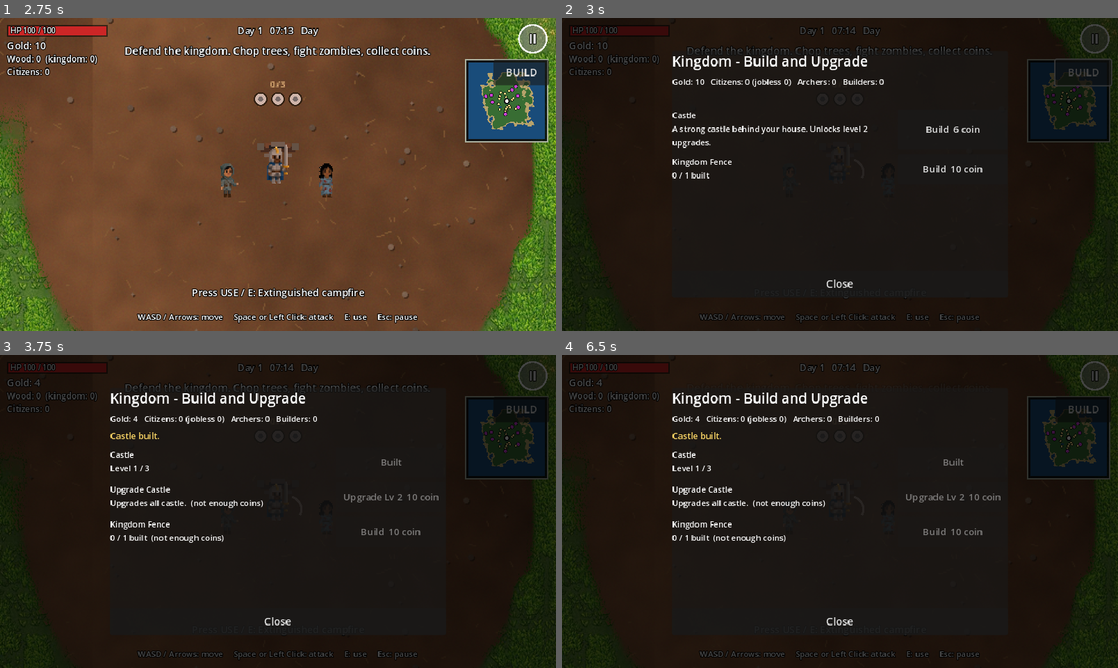
Above: before the commit, frames 1-4 (two rows, left to right).
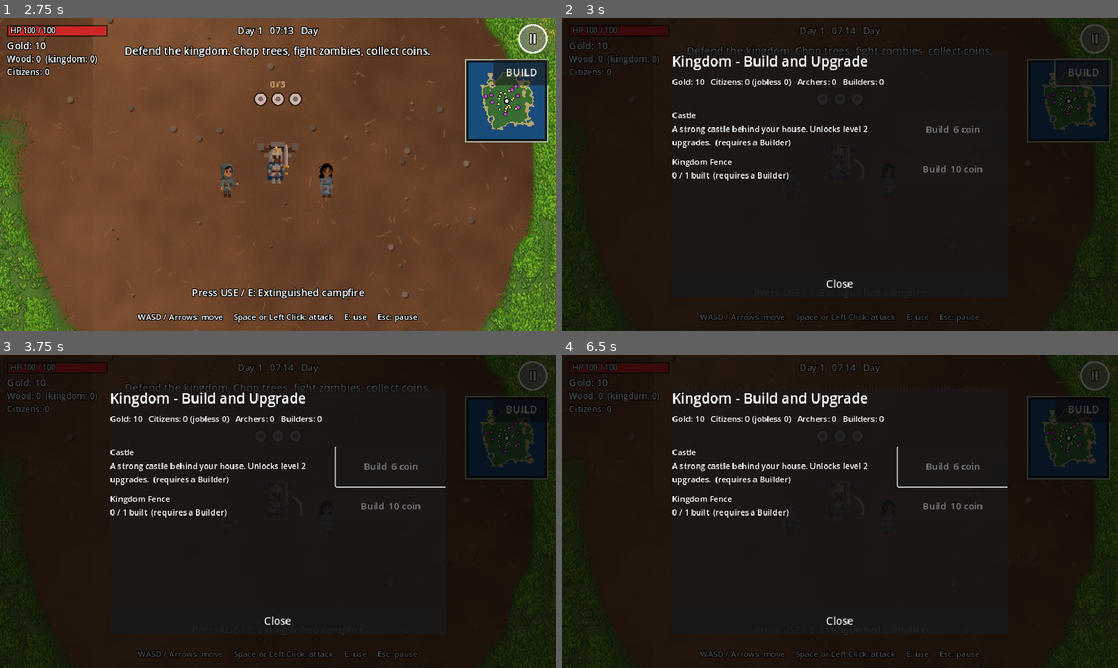
Above: after the commit, the same moments.

Repository: afie-boop/The-Fallen-Kingdom
Game: Godot game, scene res://scenes/main_menu.tscn
Two runs of this game, one before a commit and one after it. Both use one fixed random seed, a clock stepped at 60 frames per second and the inputs below.
Inputs (mouse positions are in pixels of both pictures, inside the frame that each line leads up to):
- Up to frame 1 (2.75 s): click "New Game" at 0.5 s; tap Enter at 1.25 s; move the mouse to (400, 158) at 1.27 s; hold D 1.28-2 s; hold E 1.28-2 s; click (400, 158) at 1.42 s; tap Space at 1.52 s; drag from (166, 190) to (250, 237) at 2.02 s
- Up to frame 2 (3 s): click "BUILD" at 2.75 s
- Up to frame 3 (3.75 s): click (389, 467) at 3.5 s, where only the run before the commit has a clickable "Build 6 coin"
- Up to frame 4 (6.5 s): tap Space at 4.25, 5.75, 6.02 s; move the mouse to (895, 442) at 4.27 s; hold D 4.28-5 s; hold E 4.28-5 s; tap Enter at 5 s; drag from (812, 574) to (673, 464) at 5.02 s; move the mouse to (1006, 558) at 5.77 s; hold A from 5.78 s (still down); hold E from 5.78 s (still down)

Frame 1 is identical in both runs. In frame 2, 0.5% of the frame differs, in the area x 27-76%, y 34-52%; in frame 3, 2.7%, in the area x 6-81%, y 7-87%; in frame 4, 2.7%.
Error in both runs: Invalid access to property or key 'dead' on a base object of type 'Nil'. (res://scripts/game.gd:405)

Commit message:
Require builders and blueprints for construction and upgrades

Diff:
--- a/extracted/The-Fallen-Kingdom/scripts/kingdom_manager.gd
+++ b/extracted/The-Fallen-Kingdom/scripts/kingdom_manager.gd
@@ -11,6 +11,7 @@
 const MAX_LEVEL: int = 3
 const MAX_FENCE_LEVEL: int = 5
 const FENCE_SCRIPT: Script = preload("res://scripts/kingdom_fence.gd")
+const CONSTRUCTION_SITE_SCRIPT: Script = preload("res://scripts/construction_site.gd")
 
 ## Slot offsets from the kingdom house position (bottom-anchored buildings).
 const SLOTS: Dictionary = {
@@ -30,6 +31,7 @@
 var _structures: Array[Structure] = []
 var fence: KingdomFence
 var fence_level: int = 0
+var pending_site: Node2D = null
 
 
 func setup(entities: Node2D, home_pos: Vector2) -> void:
@@ -111,9 +113,11 @@
         citizens += 1
         if (c as Citizen).job == "":
             jobless += 1
-    return "Gold: %d   Citizens: %d (jobless %d)   Archers: %d   Builders: %d" % [
+    var builder_count: int = _job_count("builder")
+    var construction_text: String = "   Construction in progress" if is_instance_valid(pending_site) else ""
+    return "Gold: %d   Citizens: %d (jobless %d)   Archers: %d   Builders: %d%s" % [
         GameState.get_gold(), citizens, jobless,
-        _job_count("archer"), _job_count("builder")]
+        _job_count("archer"), builder_count, construction_text]
 
 
 func _workers(kind: String) -> int:
@@ -149,6 +153,8 @@
     var rows: Array = []
     var gold: int = GameState.get_gold()
     var cl: int = castle_level()
+    var has_builder: bool = _job_count("builder") > 0
+    var construction_busy: bool = is_instance_valid(pending_site)
     for kind in KINDS:
         var n: int = count(kind)
         var lvl: int = level_of(kind)
@@ -160,7 +166,7 @@
         if kind == "castle":
             if n == 0:
                 build_btn = "Build  %d coin" % cost
-                build_enabled = gold >= cost
+                build_enabled = gold >= cost and has_builder and not construction_busy
                 build_info = "A strong castle behind your house. Unlocks level 2 upgrades."
             else:
                 build_btn = "Built"
@@ -168,7 +174,7 @@
         else:
             var free: bool = _free_slot(kind) >= 0
             build_btn = "Build  %d coin" % cost if free else "Full"
-            build_enabled = free and gold >= cost
+            build_enabled = free and gold >= cost and has_builder and not construction_busy
             build_info = "%d / %d built" % [n, capacity(kind)]
             if n > 0:
                 build_info += ", Lv %d" % lvl
@@ -189,8 +195,17 @@
                 elif gold < up_cost:
                     up_info += "  (not enough coins)"
                 else:
-                    up_enabled = true
+                    up_enabled = has_builder and not construction_busy
             rows.append({"title": "Upgrade %s" % NAMES[kind], "info": up_info, "button": up_btn, "enabled": up_enabled, "kind": kind, "action": "upgrade"})
+    # Construction and upgrades require an equipped builder and only one active site at a time.
+    if not has_builder:
+        for row in rows:
+            if str(row.get("button", "")).begins_with("Build") or str(row.get("button", "")).begins_with("Upgrade"):
+                row["info"] = str(row.get("info", "")) + "  (requires a Builder)"
+    elif construction_busy:
+        for row in rows:
+            if str(row.get("button", "")).begins_with("Build") or str(row.get("button", "")).begins_with("Upgrade"):
+                row["info"] = str(row.get("info", "")) + "  (finish current construction first)"
     # Citizens take equipment from a completed rack automatically; there is no job-assignment menu.
     return rows
 
@@ -199,17 +214,20 @@
 func do_action(kind: String, action: String, player_id: int) -> String:
     if not SLOTS.has(kind):
         return ""
+    if _job_count("builder") <= 0:
+        return "A Builder is required before construction or upgrades."
+    if is_instance_valid(pending_site):
+        return "A Builder is already working on another construction."
+
     if kind == "wall":
         if action == "build":
             if fence_level > 0:
                 return "The kingdom fence is already built."
-            if not GameState.spend_gold(_cost("wall", 0), player_id):
+            var wall_cost: int = _cost("wall", 0)
+            if not GameState.spend_gold(wall_cost, player_id):
                 return "Not enough Gold Coins."
-            fence_level = 1
-            _create_fence()
-            sync_state()
-            changed.emit()
-            return "A complete fence now surrounds your kingdom."
+            _start_construction("wall", "build", -1, 1, wall_cost)
+            return "Fence blueprint placed. A Builder will come to construct it."
         if action == "upgrade":
             if fence_level <= 0:
                 return "Build the fence first."
@@ -219,12 +237,8 @@
             var expansion_cost: int = _cost("wall", next_level - 1)
             if not GameState.spend_gold(expansion_cost, player_id):
                 return "Not enough Gold Coins."
-            fence_level = next_level
-            if is_instance_valid(fence):
-                fence.set_level(fence_level)
-            sync_state()
-            changed.emit()
-            return "Kingdom territory expanded. Fence boundary moved outward."
+            _start_construction("wall", "upgrade", -1, next_level, expansion_cost)
+            return "Fence upgrade blueprint placed. A Builder will expand it."
     if action == "build":
         var slot: int = _free_slot(kind)
         if slot < 0 or (kind == "castle" and count("castle") > 0):
@@ -233,10 +247,8 @@
         if not GameState.spend_gold(cost, player_id):
             return "Not enough Gold Coins."
         var lvl: int = maxi(1, level_of(kind)) if kind != "castle" else 1
-        _spawn(kind, slot, lvl, -1.0)
-        sync_state()
-        changed.emit()
-        return "%s built." % NAMES[kind]
+        _start_construction(kind, "build", slot, lvl, cost)
+        return "%s blueprint placed. A Builder will come to construct it." % NAMES[kind]
     if action == "upgrade":
         var n: int = count(kind)
         if n == 0:
@@ -249,14 +261,58 @@
         var up_cost: int = _cost(kind, target - 1)
         if not GameState.spend_gold(up_cost, player_id):
             return "Not enough Gold Coins."
-        for s in _structures:
-            if s.kind == kind and s.level < target:
-                s.set_level(target)
-        sync_state()
-        changed.emit()
-        return "%s upgraded to level %d." % [NAMES[kind], target]
+        _start_construction(kind, "upgrade", -1, target, up_cost)
+        return "%s upgrade blueprint placed. A Builder will come to upgrade it." % NAMES[kind]
     return ""
 
+
+func _start_construction(kind: String, action: String, slot: int, target: int, _cost_paid: int) -> void:
+    var site := CONSTRUCTION_SITE_SCRIPT.new() as Node2D
+    site.set("site_kind", kind)
+    site.set("site_action", action)
+    site.set("site_slot", slot)
+    site.set("target_level", target)
+    var duration: float = 7.0 if kind == "wall" else 5.5
+    if action == "upgrade":
+        duration += 1.5
+    site.set("work_required", duration)
+    var site_pos: Vector2 = home
+    if kind != "wall" and slot >= 0:
+        site_pos = home + ((SLOTS[kind] as Array)[slot] as Vector2)
+    site.position = site_pos
+    var work_pos: Vector2 = site_pos + Vector2(0, 28)
+    if kind == "wall":
+        var radius: float = 320.0 + float(maxi(1, target) - 1) * 180.0
+        work_pos = home + Vector2(0, -radius)
+    site.set("work_position", work_pos)
+    _entities.add_child(site)
+    site.finished.connect(_on_construction_finished)
+    pending_site = site
+    changed.emit()
+
+
+func _on_construction_finished(site: Node2D) -> void:
+    if site != pending_site:
+        return
+    var kind: String = str(site.get("site_kind"))
+    var action: String = str(site.get("site_action"))
+    var slot: int = int(site.get("site_slot"))
+    var target: int = int(site.get("target_level"))
+    if kind == "wall":
+        fence_level = target
+        _create_fence()
+        GameState.notice.emit("Kingdom fence %s complete. Level %d." % ["built" if action == "build" else "upgraded", fence_level])
+    elif action == "build":
+        _spawn(kind, slot, target, -1.0)
+        GameState.notice.emit("%s construction complete." % NAMES.get(kind, kind))
+    else:
+        for structure in _structures:
+            if structure.kind == kind and structure.level < target:
+                structure.set_level(target)
+        GameState.notice.emit("%s upgrade complete. Level %d." % [NAMES.get(kind, kind), target])
+    pending_site = null
+    sync_state()
+    changed.emit()
 
 func _create_fence() -> void:
     if is_instance_valid(fence):
